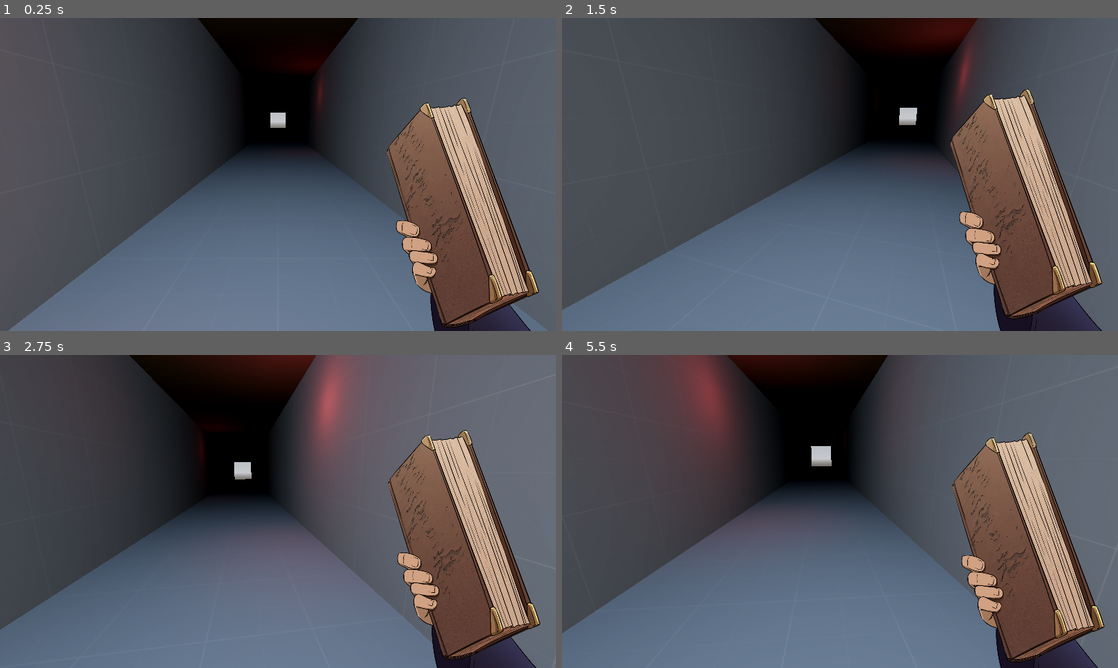
Above: before the commit, frames 1-4 (two rows, left to right).
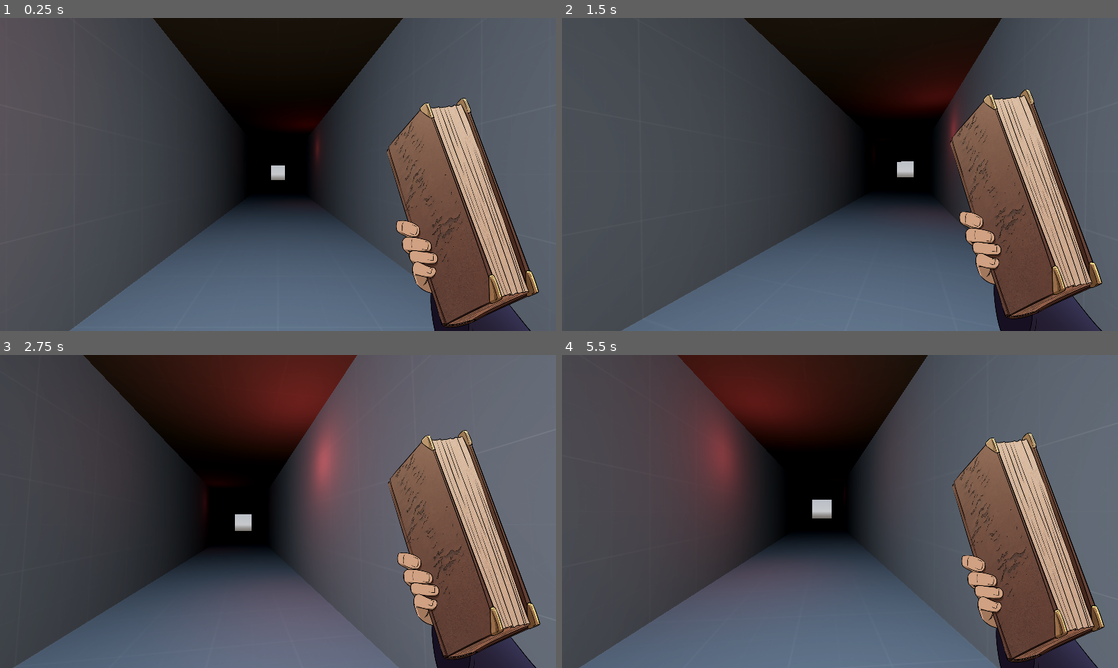
Above: after the commit, the same moments.

Repository: Bigaston/LDJam55
Game: Godot game, scene res://scenes/game/level.tscn
The game is run twice, just before and just after one commit, with the same random seed, the same clock (stepped at 60 frames per second) and the same inputs.
Inputs (mouse positions are in pixels of both pictures, inside the frame that each line leads up to):
- Up to frame 1 (0.25 s): no input
- Up to frame 2 (1.5 s): tap Enter at 0.5 s; move the mouse to (867, 174) at 0.52 s; hold W (move_forward) from 0.53 s (still down); tap Space (use_spell) at 0.6, 1.35 s; move the mouse to (812, 174) at 1.27 s
- Up to frame 3 (2.75 s): keep holding W (move_forward); move the mouse to (289, 505) at 2.02 s; tap Space (use_spell) at 2.1 s
- Up to frame 4 (5.5 s): keep holding W (move_forward); move the mouse to (834, 517) at 2.77 s; tap Space (use_spell) every 0.75 s from 2.85 to 5.1 s; move the mouse to (878, 514) at 3.52 s; move the mouse to (795, 508) at 4.27 s; move the mouse to (845, 511) at 5.02 s

The runs differ from the first frame. In frame 1, 20% of the frame differs, in the area x 1-99%, y 0-100%; in frame 2, 23%; in frame 3, 29%, in the area x 0-79%, y 0-100%; in frame 4, 27%.

Commit message:
Basic spell fonctionnement

Diff:
--- a/objects/Monster.gd
+++ b/objects/Monster.gd
@@ -8,28 +8,67 @@
 
 var parts: Dictionary = {}
 
+@onready var part_association: Dictionary = {
+	CustomTypes.BodyPart.HEAD: {
+		"sprite": $Body/Head,
+		"audio": $Audio/HeadAudio
+	},
+	CustomTypes.BodyPart.ARM: {
+		"sprite": $Body/Arms,
+		"audio": $Audio/ArmsAudio
+	},
+	CustomTypes.BodyPart.TORSO: {
+		"sprite": $Body/Torso,
+		"audio": $Audio/TorsoAudio
+	},
+	CustomTypes.BodyPart.LEGS: {
+		"sprite": $Body/Legs,
+		"audio": $Audio/LegsAudio
+	}
+}
+
 func _ready():
-	random_part(CustomTypes.BodyPart.HEAD, $Body/Head, $Audio/HeadAudio)
-	random_part(CustomTypes.BodyPart.ARM, $Body/Arms, $Audio/ArmsAudio)
-	random_part(CustomTypes.BodyPart.TORSO, $Body/Torso, $Audio/TorsoAudio)
-	random_part(CustomTypes.BodyPart.LEGS, $Body/Legs, $Audio/LegsAudio)
+	random_part(CustomTypes.BodyPart.HEAD)
+	random_part(CustomTypes.BodyPart.ARM)
+	random_part(CustomTypes.BodyPart.TORSO)
+	random_part(CustomTypes.BodyPart.LEGS)
 
 func _process(delta: float) -> void:
 	if is_going:
 		position.z -= monster_speed * delta
 
-func random_part(part: CustomTypes.BodyPart, sprite: Sprite3D, audio: AudioStreamPlayer3D):
-	var family = CustomTypes.MonsterFamily.values()[ randi()%CustomTypes.MonsterFamily.size() ]
+func random_part(part: CustomTypes.BodyPart):
+	var family = CustomTypes.MonsterFamily.values()[ randi()%CustomTypes.MonsterFamily.size()]
 
+	set_body_part(part, family)
+
+func set_body_part(part: CustomTypes.BodyPart, family: CustomTypes.MonsterFamily):
 	parts[part] = family
 
 	var linker = monster_linker.get_family(family)
 	var texture = linker.get_random(part)
 
-	sprite.texture = texture
-	audio.stream = linker.get_audio(part)
+	part_association[part].sprite.texture = texture
+	part_association[part].audio.stream = linker.get_audio(part)
 
 func trigger_move():
 	get_tree().create_timer(time_before_start).timeout.connect(func():
 		is_going = true
 	)
+
+func use_basic_spell(spell: BasicSpell):
+	if parts[spell.condition.body_position] == spell.condition.monster_family:
+		set_body_part(spell.result_true.body_position, spell.result_true.monster_family)
+	else:
+		set_body_part(spell.result_false.body_position, spell.result_false.monster_family)
+
+func use_final_spell(spell: FinalSpell):
+	if (parts[CustomTypes.BodyPart.HEAD] == spell.head_family &&
+		parts[CustomTypes.BodyPart.TORSO] == spell.torso_family &&
+		parts[CustomTypes.BodyPart.ARM] == spell.arm_family &&
+		parts[CustomTypes.BodyPart.LEGS] == spell.leg_family):
+
+		print("ET C'EST GAGNE")
+	else:
+		var part = CustomTypes.BodyPart.values()[randi_range(1, 3)]
+		random_part(part)
--- a/objects/Player.gd
+++ b/objects/Player.gd
@@ -12,6 +12,8 @@
 
 @onready var neck := $Neck
 @onready var camera := $Neck/Camera3D
+
+signal spell_used(spell)
 
 func _ready():
 	Input.mouse_mode = Input.MOUSE_MODE_CAPTURED
@@ -48,3 +50,7 @@
 		book.open_book()
 	else:
 		book.close_book()
+
+
+func _on_book_spell_used(spell: Variant) -> void:
+	spell_used.emit(spell)
--- a/objects/Player.tscn
+++ b/objects/Player.tscn
@@ -18,9 +18,11 @@
 [node name="Neck" type="Node3D" parent="."]
 
 [node name="Camera3D" type="Camera3D" parent="Neck"]
-transform = Transform3D(1, 0, 0, 0, 0.968366, 0.249535, 0, -0.249535, 0.968366, 0, 0.5, 0)
+transform = Transform3D(1, 0, 0, 0, 1, 0, 0, 0, 1, 0, 0.5, 0)
 
 [node name="AudioListener3D" type="AudioListener3D" parent="Neck/Camera3D"]
 current = true
 
 [node name="Book" parent="." instance=ExtResource("2_ph60a")]
+
+[connection signal="spell_used" from="Book" to="." method="_on_book_spell_used"]
--- a/scenes/game/level.gd
+++ b/scenes/game/level.gd
@@ -1 +1,20 @@
 extends Node3D
+
+var monster: Node3D
+var player: CharacterBody3D
+
+func _on_intro_monster_spawned(pMonster: Node3D) -> void:
+	monster = pMonster
+
+func _on_intro_player_spawned(pSpawned: CharacterBody3D) -> void:
+	player = pSpawned
+
+	$TerrainContainer.player = player
+
+	player.spell_used.connect(_on_spell_casted)
+
+func _on_spell_casted(spell):
+	if spell is BasicSpell:
+		monster.use_basic_spell(spell)
+	elif spell is FinalSpell:
+		monster.use_final_spell(spell)
--- a/scenes/game/level.tscn
+++ b/scenes/game/level.tscn
@@ -314,7 +314,7 @@
 skip_intro = true
 
 [node name="Camera3D" type="Camera3D" parent="Intro"]
-transform = Transform3D(-1, -3.52828e-07, 2.51051e-06, 0, 0.990268, 0.139173, -2.53518e-06, 0.139173, -0.990268, 0, 1.5, 1.7)
+transform = Transform3D(-1, 2.20956e-07, 2.52553e-06, 0, 0.996195, -0.0871558, -2.53518e-06, -0.0871558, -0.996195, 0, 1.5, 1.3)
 
 [node name="AnimationPlayer" type="AnimationPlayer" parent="Intro"]
 libraries = {
@@ -355,3 +355,6 @@
 visibility_aabb = AABB(-4, -3.94714, -4, 8, 7.89428, 8)
 process_material = SubResource("ParticleProcessMaterial_flwut")
 draw_pass_1 = SubResource("QuadMesh_hv5uj")
+
+[connection signal="monster_spawned" from="Intro" to="." method="_on_intro_monster_spawned"]
+[connection signal="player_spawned" from="Intro" to="." method="_on_intro_player_spawned"]
--- a/scripts/scenes/Intro.gd
+++ b/scripts/scenes/Intro.gd
@@ -7,6 +7,9 @@
 @export var player_spawn: Node3D
 
 @export var skip_intro: bool = false
+
+signal monster_spawned(monster: Node3D)
+signal player_spawned(player: CharacterBody3D)
 
 var monster: Node3D
 var player: CharacterBody3D
@@ -26,6 +29,8 @@
 	get_parent().add_child(monster)
 	monster.global_position = monster_spawn.global_position
 
+	monster_spawned.emit(monster)
+
 func spawn_player():
 	player = player_scene.instantiate() as CharacterBody3D
 
@@ -35,4 +40,6 @@
 
 	monster.trigger_move()
 
+	player_spawned.emit(player)
+
 	queue_free()
